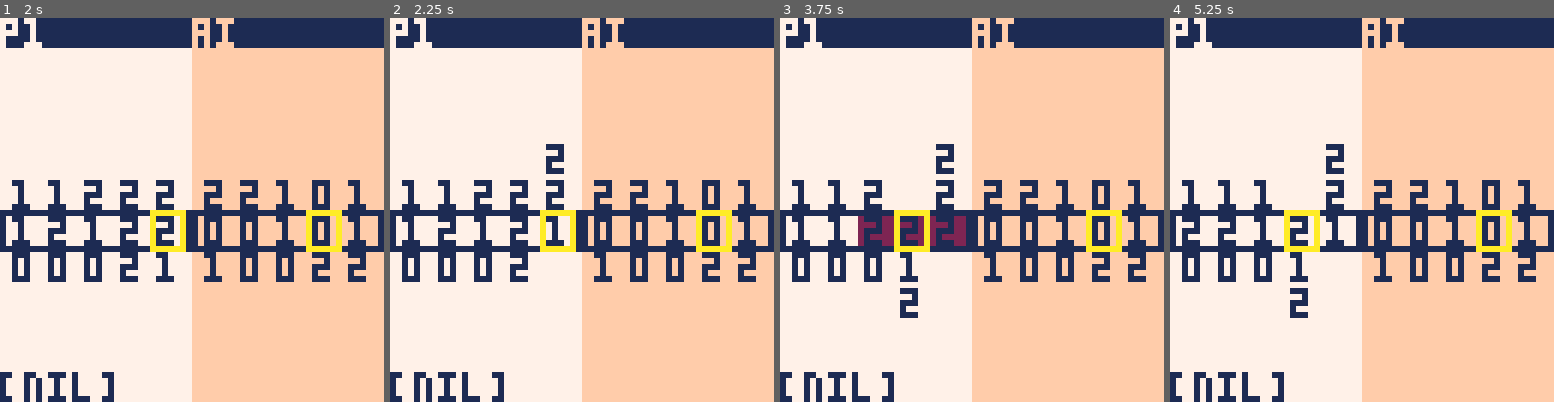
Above: before the commit, frames 1-4 (left to right).
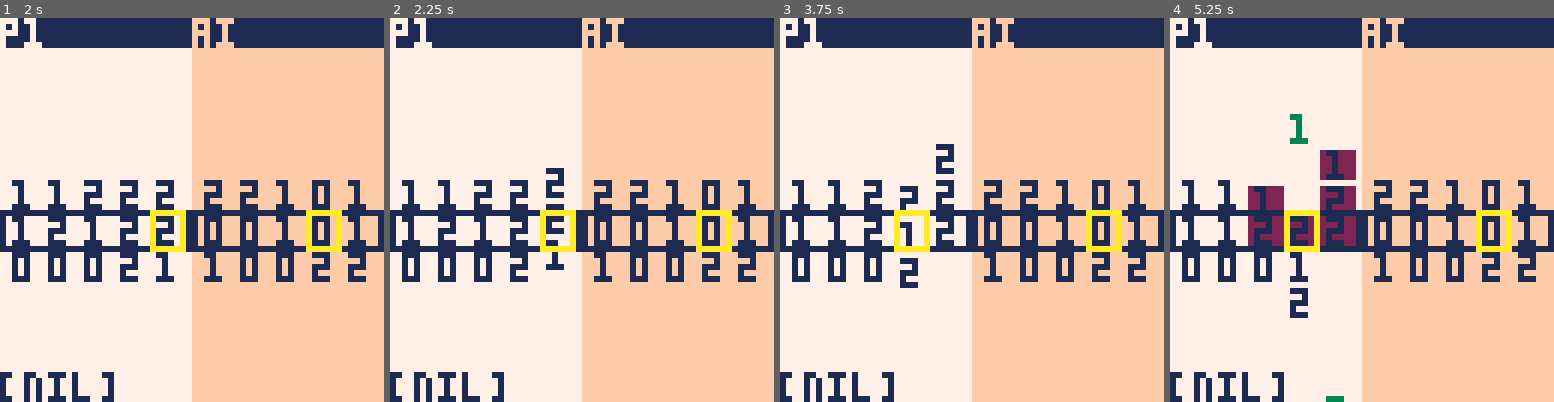
Above: after the commit, the same moments.

Repository: eguneys/pico8-jam
Game: PICO-8 cartridge marbles.p8
The game is run twice, just before and just after one commit, with the same random seed, the same clock (stepped at 60 frames per second) and the same inputs.
Inputs:
- Up to frame 1 (2 s): tap X (X key) at 0.33, 1.07, 1.85 s; hold Right from 1.6 s (still down)
- Up to frame 2 (2.25 s): release Right at 2.1 s; hold Up from 2.15 s (still down)
- Up to frame 3 (3.75 s): release Up at 2.42 s; hold Right 2.47-3.03 s; tap X (X key) at 2.97 s; hold Left 3.08-3.58 s; hold Down from 3.63 s (still down)
- Up to frame 4 (5.25 s): release Down at 3.97 s; hold Right 4.02-4.68 s; tap X (X key) at 4.08, 5.2 s; hold Up 4.73-5.03 s; hold Left from 5.08 s (still down)

Frame 1 is identical in both runs. In frame 2, 0.6% of the frame differs, in the area x 40-46%, y 32-66%; in frame 3, 2.1%; in frame 4, 3.9%, in the area x 3-49%, y 25-100%.

Commit message:
reset hard

Diff:
--- a/marbles.p8
+++ b/marbles.p8
@@ -64,15 +64,9 @@
 
 function draw_side(side, x)
 
+   rectfill(x, 0, x + 32, 64, side.bg)
+
    local game = side.game
-
-   rectfill(x, 0, x + 32, 64, side.bg)
-
-   rectfill(x, 0, x + 32, 4, 1)
-   print(side.name, x, 0, side.bg)
-
-
-   rect(x, 32, x + 31, 32 + 6, 1)
 
    local i = game.i
 
@@ -100,7 +94,18 @@
                            my + 5 + falloffy, 2)
             end
          end
-         print(""..marble, mx + 1, my + 1 + falloffy, 1)
+
+
+         local moveoffy = 0
+
+         if game.move_marble then
+            if game.move_marble.i == i then
+               moveoffy =
+                  game.move_marble.dy * game.move_marble.t * 5 * -1
+            end
+         end
+
+         print(""..marble, mx + 1, my + 1 + falloffy + moveoffy, 1)
       end
    end
 
@@ -117,6 +122,25 @@
       end
    end
 
+   for add_roll in all(game.add_roll) do
+      local i = add_roll.i
+      local marbles=game.marbles[i]
+      local mx = x+1+(i-1)*6
+      local my = 32+add_roll.y*6
+
+      local offy = 6 * add_roll.dy * add_roll.t
+
+      my += offy
+
+      print(""..add_roll.marble, mx + 1, my + 1, 3)
+   end
+
+
+   rectfill(x, 0, x + 32, 4, 1)
+   print(side.name, x, 0, side.bg)
+
+
+   rect(x, 32, x + 31, 32 + 6, 1)
 
    rect(x + 1 + i * 6, 32, x + 1 + i * 6 + 5, 32 + 6, 10)
 end
@@ -142,6 +166,7 @@
 
    data.marbles = {}
    data.add_top = {}
+   data.add_roll={}
 
    for i=1,5 do
       local stack = {}
@@ -160,6 +185,8 @@
 
    return data
 end
+
+top_height = 5
 
 match_indexes = {
    { 1, 2, 3, 4, 5 },
@@ -178,10 +205,51 @@
       update_game_free(game)
    end
 
+   update_game_always(game)
+
    game.in_transition = game_in_transition(game)
 end
 
+function update_game_always(game)
+   for add_roll in all(game.add_roll) do
+      add_roll.delay -= 1
+      if add_roll.delay < 0 then
+         add_roll.delay = 10
+         add_roll.y += add_roll.dy
+      end
+      add_roll.t = 1.0-add_roll.delay/10
+
+      if add_roll.dy < 0 then
+         local b = abs(game.marbles[add_roll.i].bottom)
+
+         if (add_roll.y + add_roll.dy) == b then
+
+            add_bottom_add_roll(game, add_roll)
+            del(game.add_roll, add_roll)
+         end
+      else
+         local b = game.marbles[add_roll.i].top
+
+         if abs(add_roll.y + add_roll.dy) == b then
+            add_top_add_roll(game, add_roll)
+            del(game.add_roll, add_roll)
+         end
+      end
+
+
+   end
+end
+
 function update_game_transition(game)
+
+   if game.move_marble then
+      game.move_marble.delay -= 1
+      game.move_marble.t = 1.0-game.move_marble.delay/10
+      if game.move_marble.delay < 0 then
+         move_marble(game)
+         game.move_marble=nil
+      end
+   end
 
    if game.lose then
       game.lose.delay -= 1
@@ -228,9 +296,62 @@
 
       if not nomatch then
          begin_lose_marbles(game, mi)
+         begin_add_rolling(game)
          break
       end
    end
+end
+
+function begin_add_rolling(game)
+   local addi = smallest_height_i(game)
+   local marbleg = game.marbles[addi]
+
+   local y = 6
+   local dy = -1
+
+   if marbleg.top < abs(marbleg.bottom) then
+      y = -6
+      dy = 1
+   end
+
+   add(game.add_roll, {
+          marble=make_marble(),
+          i=addi,
+          y=y,
+          dy=dy,
+          delay=10,
+          t=0
+   })
+end
+
+function smallest_height_i(game)
+   local smallest_i = 1
+   local smallest_v = stack_height(game, smallest_i)
+
+   for i=2,5 do
+      local v = stack_height(game, i)
+      if (v == smallest_v and maybe()) or
+      v < smallest_v then
+         smallest_i = i
+         smallest_v = v
+      end
+   end
+   return smallest_i
+end
+
+function stack_height(game, i)
+   return game.marbles[i].top - game.marbles[i].bottom + 1
+end
+
+
+function add_bottom_add_roll(game, add_roll)
+   game.marbles[add_roll.i].bottom -= 1
+   add(game.marbles[add_roll.i].stack, add_roll.marble)
+end
+
+function add_top_add_roll(game, add_roll)
+   game.marbles[add_roll.i].top += 1
+   add(game.marbles[add_roll.i].stack, add_roll.marble, 1)
 end
 
 function add_top_marbles(game, add_top)
@@ -276,7 +397,10 @@
 end
 
 function game_in_transition(game)
-   return game.lose != nil or game.fall != nil or #game.add_top != 0
+   return game.lose != nil or
+      game.fall != nil or
+      #game.add_top != 0 or
+      game.move_marble != nil
 end
 
 function center_marble(game, i)
@@ -287,6 +411,14 @@
 
 function make_marble()
    return flr(rnd(3))
+end
+
+function move_marble(game)
+   local mm = game.move_marble
+   local marbles = game.marbles[mm.i]
+
+   marbles.top += mm.dy
+   marbles.bottom += mm.dy
 end
 
 function game_left(game)
@@ -302,24 +434,44 @@
 end
 
 function game_up(game)
+   if game_in_transition(game) then
+      return
+   end
+
    local marble = game.marbles[game.i + 1]
 
    if marble.bottom < 0 then
-      marble.top += 1
-      marble.bottom += 1
+      game.move_marble = {
+         i=game.i + 1,
+         dy=1,
+         delay=10,
+         t=0
+      }
    end
 end
 
 function game_down(game)
+   if game_in_transition(game) then
+      return
+   end
+
    local marble = game.marbles[game.i + 1]
 
    if marble.top > 0 then
-      marble.top -= 1
-      marble.bottom -= 1
+      game.move_marble={
+         i=game.i+1,
+         dy=-1,
+         delay=10,
+         t=0
+      }
    end
 end
 
 function game_shift(game)
+   if game_in_transition(game) then
+      return
+   end
+
    for i=4,1,-1 do
       local pre=game.marbles[i+1]
       local cur=game.marbles[i]
@@ -334,6 +486,10 @@
 end
 
 -->8
+
+function maybe()
+   return rnd(1)<0.5
+end
 
 function merge(base, extend)
    for k,v in pairs(extend) do
